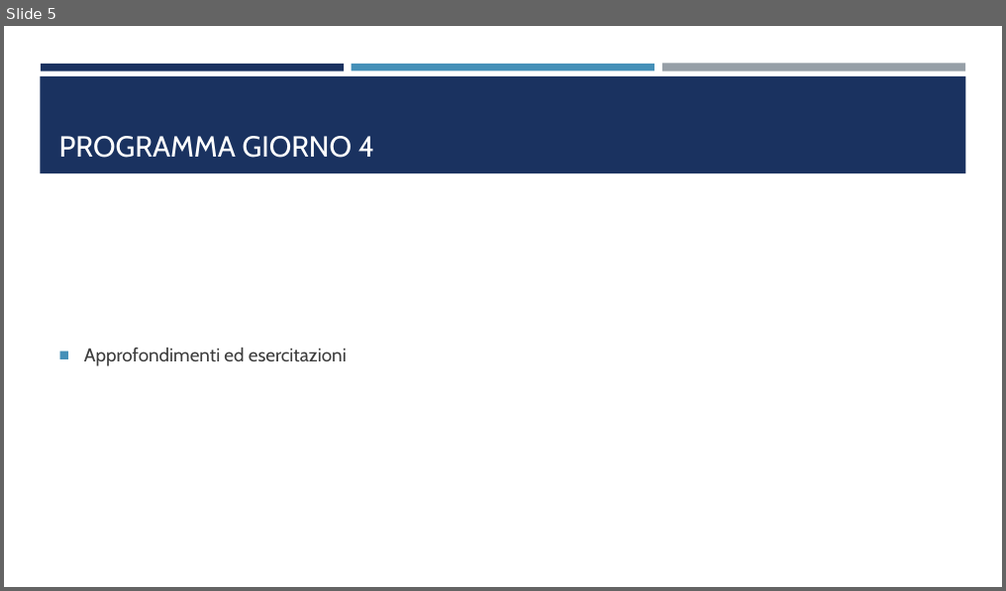
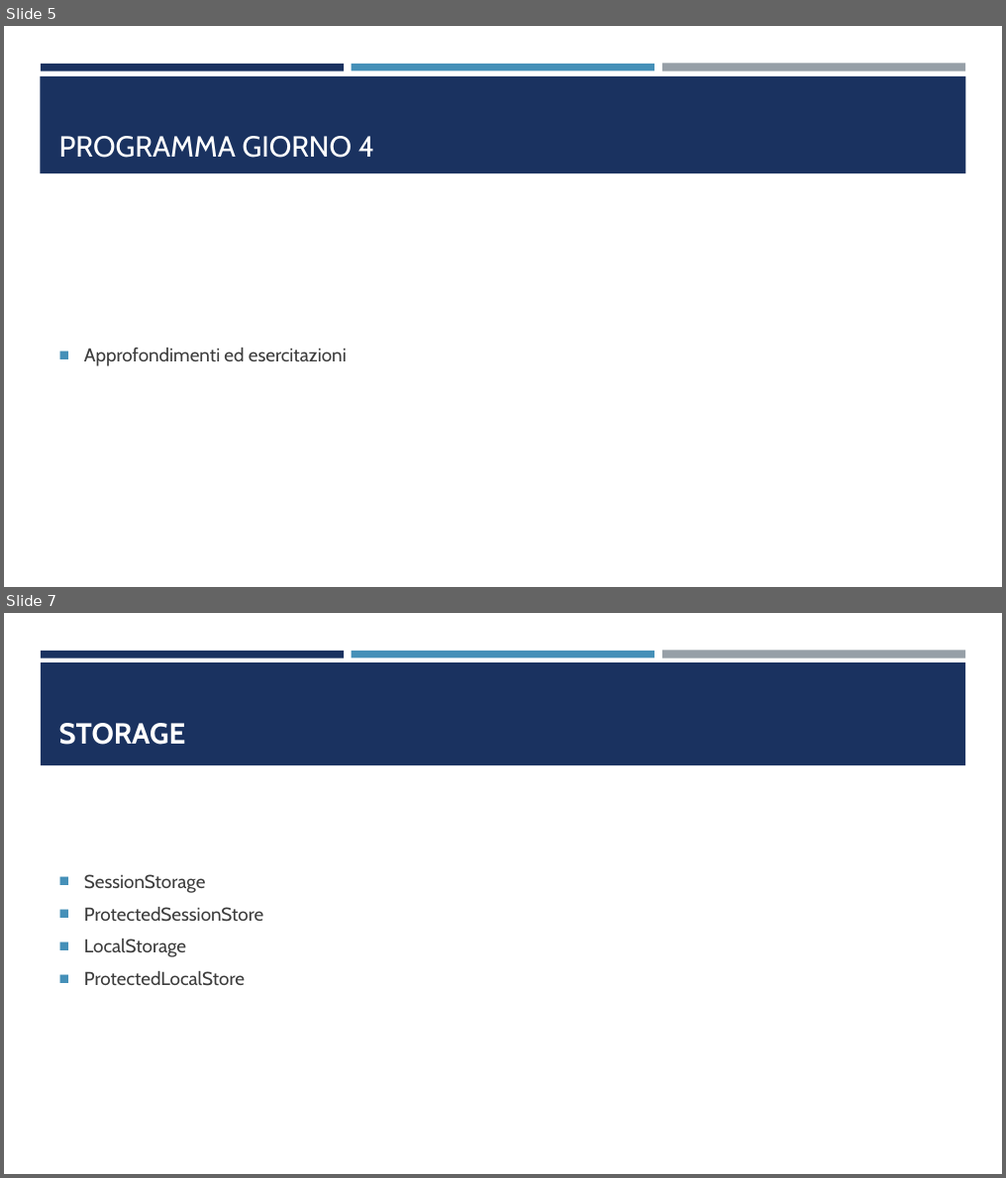
Before and after one commit to a-iafrate/forel_corso_blazor, a slide deck: slides/blazor_giorno_2.pptx. Shown one above the other, each under a label of ours: slide 5 before the commit, slides 5 and 7 after it; the slides between them are not shown. The pictures are 1006x591 and 1006x1178 pixels, drawn with LibreOffice and Linux fonts; fonts in the diff are those of the drawing. Boxes give left, top, right and bottom in pixels: in the first picture for what was removed or moved away, otherwise in the second. Text is boxed around its words. In the diff, an @@ line names an element or a change of style, - is before the commit and + after.

Commit message:
Add Binding and Storage pages; update dependencies
- Modified `blazor_giorno_2.pptx` (binary changes not detailed).
- Updated `NavMenu.razor` to replace "Counter" with "Binding" and "Weather" with "Storage".
- Removed `Counter.razor` file.
- Added `Blazored.LocalStorage` and `Microsoft.AspNetCore.Components.WebAssembly.Authentication` to `BlazorForelApp.csproj`.
- Changed weather data source in `Weather.razor` to a URL endpoint.
- Updated `Program.cs` to include `Blazored.LocalStorage` and configure CORS.
- Added `BindingPage.razor` for demonstrating data binding techniques.
- Added `Storage.razor` to demonstrate local storage management using `Blazored.LocalStorage`.

```diff
--- a/slides/blazor_giorno_2.pptx
+++ b/slides/blazor_giorno_2.pptx
@@ slide 7 added at bbox=[4, 613, 1002, 1174], background #FFFFFF; not listed: 3 template elements that a slide beside it also shows @@
@@ rectangle added at bbox=[41, 663, 966, 765], fill #1A3260 @@
@@ title added at bbox=[59, 723, 186, 745], 28 pt, text #FFFFFF, bold @@
+STORAGE
@@ text added at bbox=[84, 874, 263, 986], 18 pt, text #3D3D3D @@
+■ SessionStorage
+■ ProtectedSessionStore
+■ LocalStorage
+■ ProtectedLocalStore
```
Also in this commit, not shown: 9 other files.
